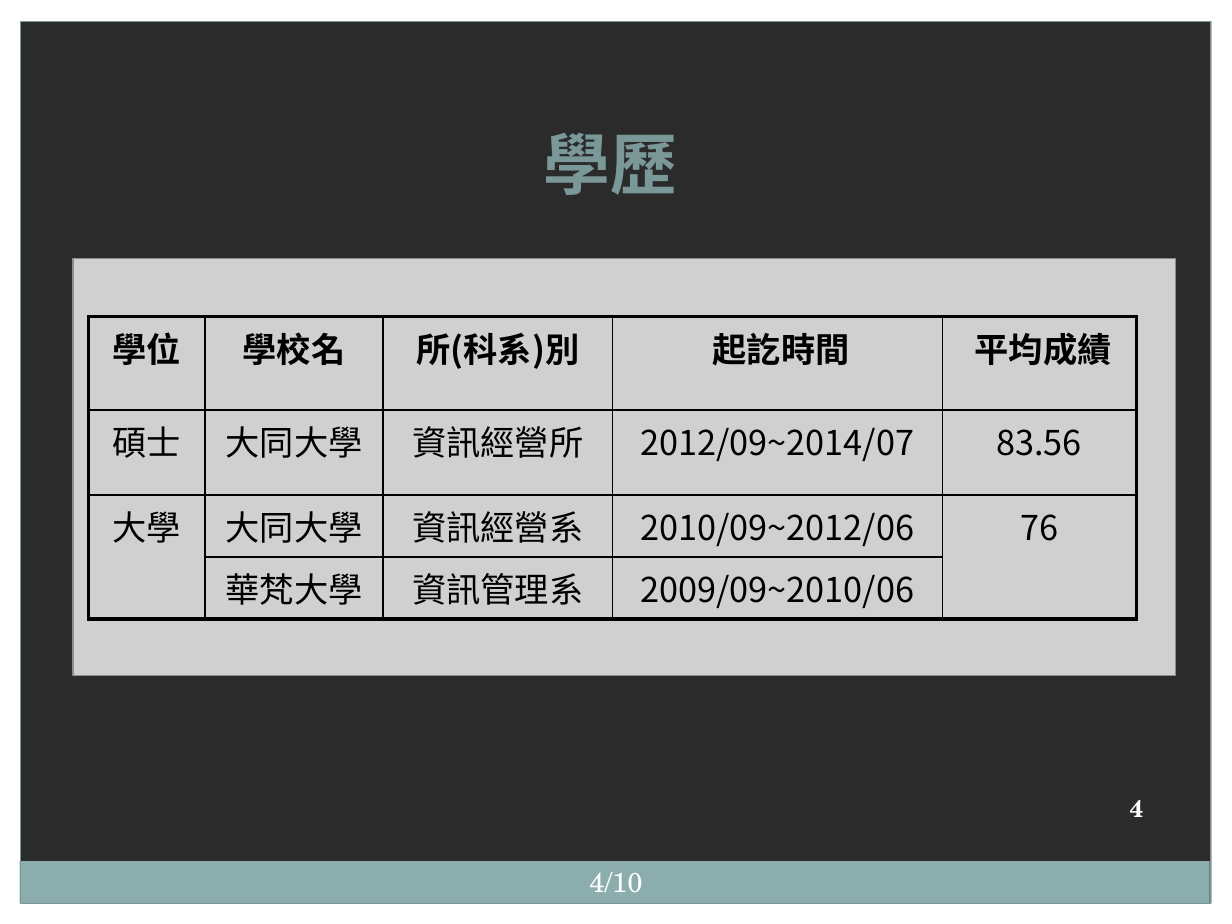
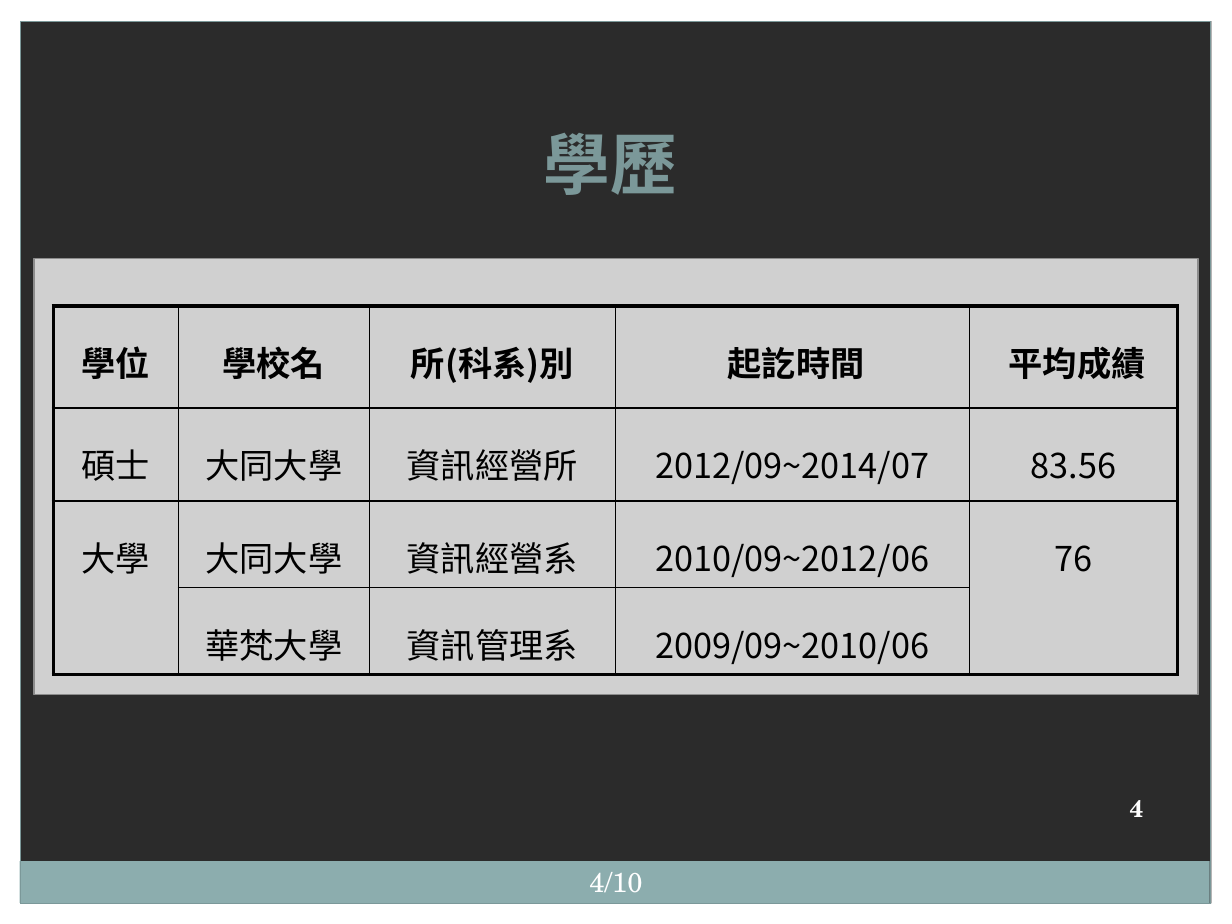
Before and after one commit to hrne/FINAL_REPORT, a slide deck: slide 4 of twu/面試/數據通信分公司_附件CHK-01簡報_1100427_涂宇欣.pptx. Drawn at 1232x924 pixels with LibreOffice and Linux fonts; fonts in the diff are those of the drawing; grey boxes stand for pictures; background and template pictures are left out; a plain dark background stands for a picture behind light text. Boxes give left, top, right and bottom in pixels: in the first picture for what was removed or moved away, otherwise in the second. Text is boxed around its words. In the diff, an @@ line names an element or a change of style, - is before the commit and + after.

```diff
--- a/twu/面試/數據通信分公司_附件CHK-01簡報_1100427_涂宇欣.pptx
+++ b/twu/面試/數據通信分公司_附件CHK-01簡報_1100427_涂宇欣.pptx
@@ picture: place and size @@
-picture at [73, 259, 1175, 676]
+picture at [34, 259, 1199, 695]
@@ table at [53, 306, 1177, 668] @@
@@ line spacing 1 to 1.5 @@
@@ table: place and size @@
-table at [89, 317, 1137, 618]
+table at [53, 306, 1177, 668]
```
Also in this commit, not shown: 8 other slides changed, 1 slide added, 3 other files.
